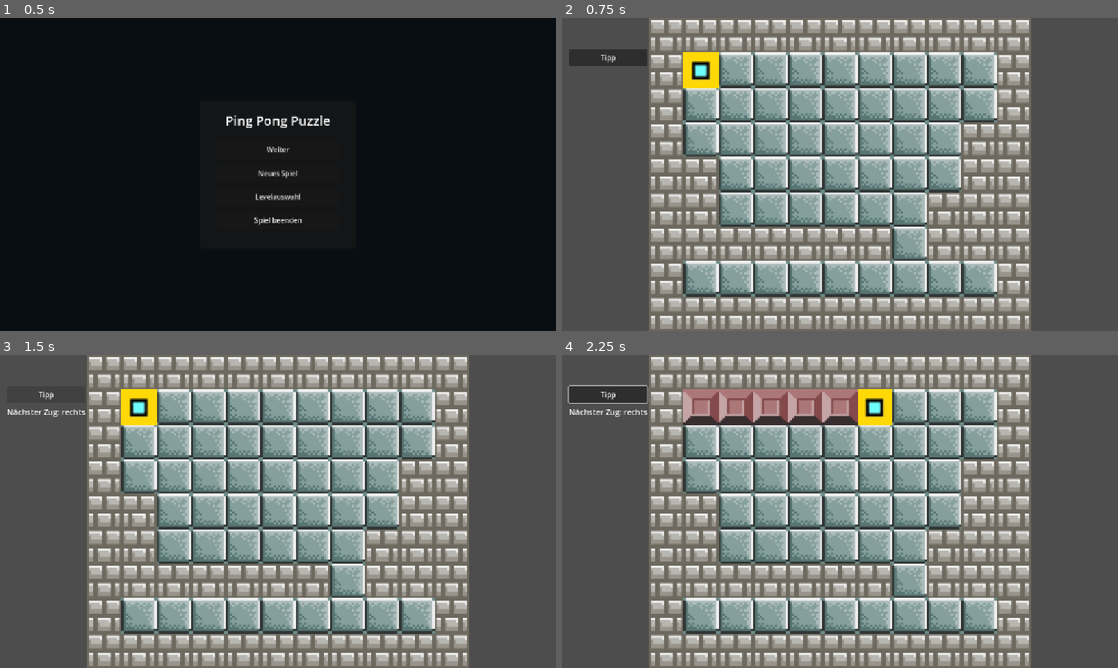
Above: before the commit, frames 1-4 (two rows, left to right).
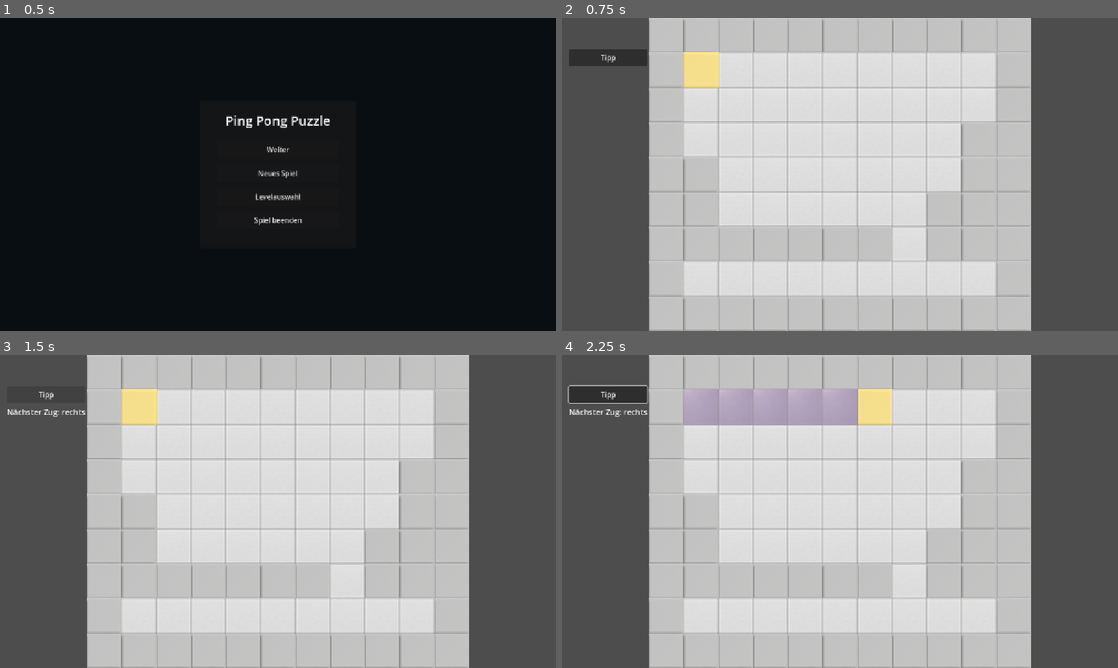
Above: after the commit, the same moments.

Repository: AETERNITA/TrippleP
Game: Godot game, scene res://scenes/View/main_viewport.tscn
Two runs of this game, one before a commit and one after it. Both use one fixed random seed, a clock stepped at 60 frames per second and the inputs below.
Inputs (mouse positions are in pixels of both pictures, inside the frame that each line leads up to):
- Up to frame 1 (0.5 s): no input
- Up to frame 2 (0.75 s): click "Neues Spiel" at 0.5 s
- Up to frame 3 (1.5 s): click "Tipp" at 1.25 s
- Up to frame 4 (2.25 s): tap Enter at 2 s; move the mouse to (962, 495) at 2.02 s; hold Right (ui_right) from 2.03 s (still down); hold Shift from 2.03 s (still down); click (962, 495) at 2.17 s

Frame 1 is identical in both runs. In frame 2, 60% of the frame differs, in the area x 15-85%, y 0-100%; in frame 3, 60%; in frame 4, 60%.

Commit message:
Assets updated

Diff:
--- a/data/levels.json
+++ b/data/levels.json
@@ -80,6 +80,7 @@
         "#########"
 	  ]
 	},
+
 	{
 	  "name": "Langer Wechsel",
 	  "rows": [
@@ -95,6 +96,16 @@
 		"#.........#",
         "###########"
 	  ]
-	}
+	},
+	{
+	  "name": "Tobi´s Level",
+	  "rows": [
+		"#####",
+		"#P..#",
+		"#.#.#",
+		"#...#",
+		"#####",
+	  ]
+	},
   ]
 }
--- a/scenes/Player.tscn
+++ b/scenes/Player.tscn
@@ -1,6 +1,6 @@
 [gd_scene format=3 uid="uid://bmtnw05akn1f4"]
 
-[ext_resource type="Texture2D" uid="uid://cgjnah072qks6" path="res://scenes/View/Assets/player_sprite.png" id="1_p0vlq"]
+[ext_resource type="Texture2D" uid="uid://b7gklp6eih6bi" path="res://scenes/View/Assets/player_texture_32.png" id="1_p0vlq"]
 
 [sub_resource type="RectangleShape2D" id="RectangleShape2D_5q5h1"]
 
--- a/scenes/View/main_viewport.tscn
+++ b/scenes/View/main_viewport.tscn
@@ -4,6 +4,9 @@
 [ext_resource type="Script" uid="uid://by72tr2php2mo" path="res://scripts/controller.gd" id="1_ynq4k"]
 [ext_resource type="Script" uid="uid://cy5em70r56i8d" path="res://scripts/view.gd" id="3_jr2tl"]
 [ext_resource type="PackedScene" uid="uid://bmtnw05akn1f4" path="res://scenes/Player.tscn" id="4_jr2tl"]
+[ext_resource type="Texture2D" uid="uid://c2fhtmdlkmxm1" path="res://scenes/View/Assets/floor_texture_32.png" id="5_floor"]
+[ext_resource type="Texture2D" uid="uid://dddl42eru43rk" path="res://scenes/View/Assets/dyed_floor_texture_32.png" id="6_dyed_floor"]
+[ext_resource type="Texture2D" uid="uid://dkjpet1vsvn7f" path="res://scenes/View/Assets/wall_texture_32.png" id="7_wall"]
 
 [sub_resource type="TileSetAtlasSource" id="TileSetAtlasSource_y8ve3"]
 texture = ExtResource("1_i6bm5")
@@ -45,9 +48,27 @@
 4:4/0 = 0
 5:4/0 = 0
 
+[sub_resource type="TileSetAtlasSource" id="TileSetAtlasSource_floor"]
+texture = ExtResource("5_floor")
+texture_region_size = Vector2i(32, 32)
+0:0/0 = 0
+
+[sub_resource type="TileSetAtlasSource" id="TileSetAtlasSource_dyed_floor"]
+texture = ExtResource("6_dyed_floor")
+texture_region_size = Vector2i(32, 32)
+0:0/0 = 0
+
+[sub_resource type="TileSetAtlasSource" id="TileSetAtlasSource_wall"]
+texture = ExtResource("7_wall")
+texture_region_size = Vector2i(32, 32)
+0:0/0 = 0
+
 [sub_resource type="TileSet" id="TileSet_vpwe7"]
 tile_size = Vector2i(32, 32)
 sources/0 = SubResource("TileSetAtlasSource_y8ve3")
+sources/1 = SubResource("TileSetAtlasSource_floor")
+sources/2 = SubResource("TileSetAtlasSource_dyed_floor")
+sources/3 = SubResource("TileSetAtlasSource_wall")
 
 [node name="View" type="Node2D" unique_id=495837709]
 script = ExtResource("1_ynq4k")
--- a/scripts/view.gd
+++ b/scripts/view.gd
@@ -1,9 +1,11 @@
 extends TileMapLayer
 
-const SOURCE_ID := 0
-const WALL_TILE := Vector2i(5, 0)
-const EMPTY_FLOOR_TILE := Vector2i(0, 2)
-const DYED_FLOOR_TILE := Vector2i(4, 3)
+const FLOOR_SOURCE_ID := 1
+const DYED_FLOOR_SOURCE_ID := 2
+const WALL_SOURCE_ID := 3
+const WALL_TILE := Vector2i.ZERO
+const EMPTY_FLOOR_TILE := Vector2i.ZERO
+const DYED_FLOOR_TILE := Vector2i.ZERO
 
 
 func draw_field(model: GameModel) -> void:
@@ -14,10 +16,13 @@
 
 
 func draw_cell(model: GameModel, cell_position: Vector2i) -> void:
+	var source_id := FLOOR_SOURCE_ID
 	var atlas_coordinates := EMPTY_FLOOR_TILE
 	match model.get_cell(cell_position.x, cell_position.y):
 		GameModel.WALL:
+			source_id = WALL_SOURCE_ID
 			atlas_coordinates = WALL_TILE
 		GameModel.DYED_FLOOR:
+			source_id = DYED_FLOOR_SOURCE_ID
 			atlas_coordinates = DYED_FLOOR_TILE
-	set_cell(cell_position, SOURCE_ID, atlas_coordinates)
+	set_cell(cell_position, source_id, atlas_coordinates)
Binary file added: scenes/View/Assets/dyed_floor_texture_32.png
Not shown, changed: scenes/View/Assets/dyed_floor_texture_32.png.import
Binary file added: scenes/View/Assets/floor_texture_32.png
Not shown, added: scenes/View/Assets/floor_texture_32.png.import
Binary file removed: scenes/View/Assets/player_sprite.png
Binary file added: scenes/View/Assets/player_texture_32.png
Not shown, added: scenes/View/Assets/player_texture_32.png.import
Binary file added: scenes/View/Assets/wall_texture_32.png
Not shown, added: scenes/View/Assets/wall_texture_32.png.import
